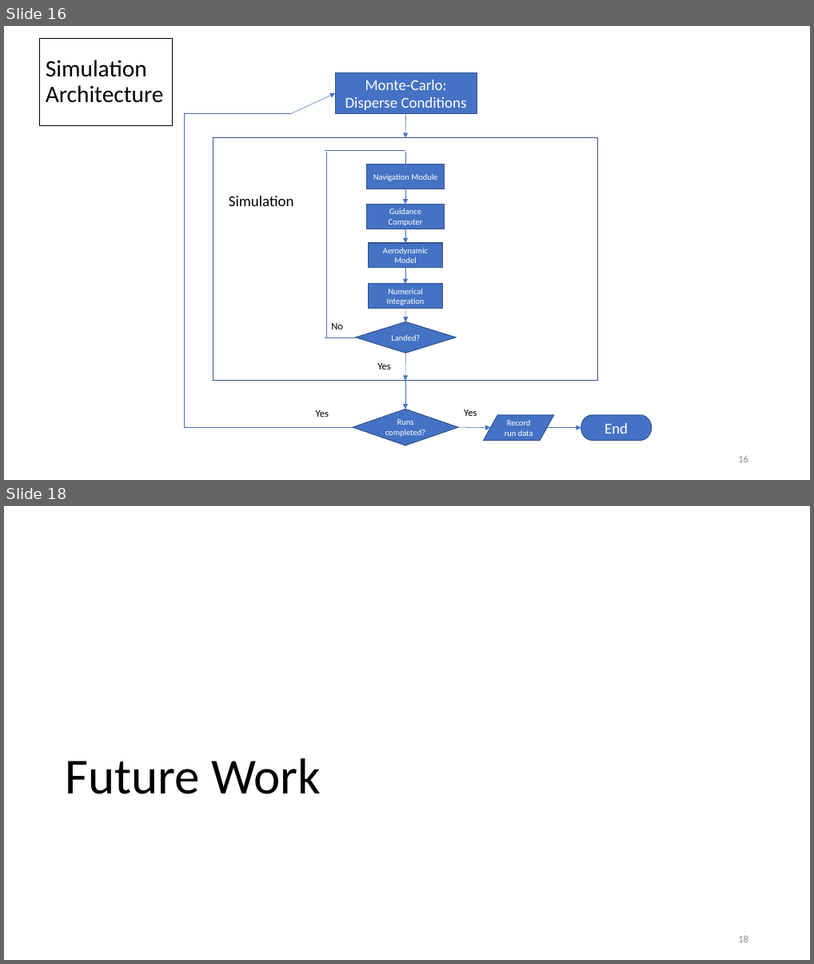
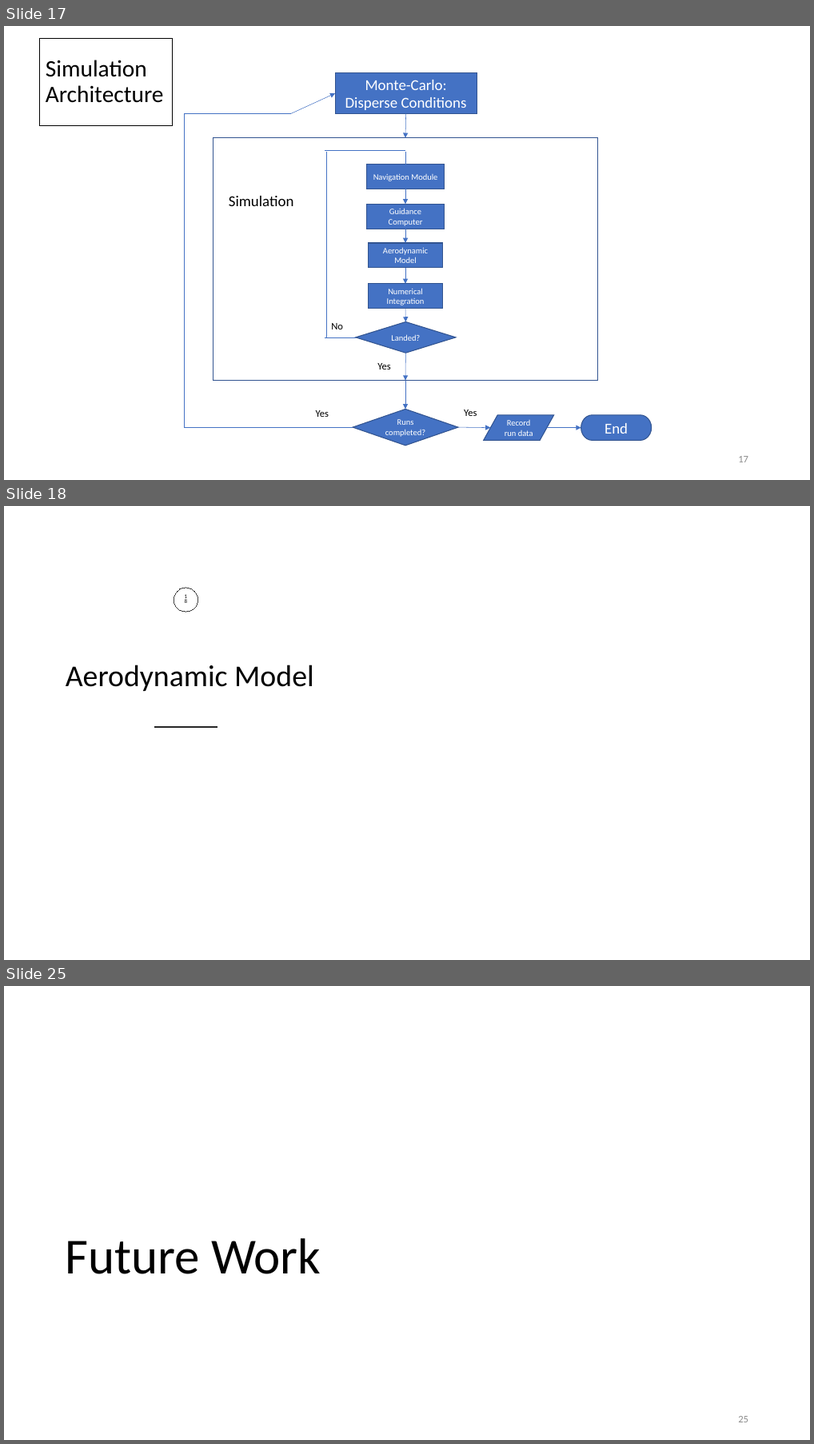
Before and after one commit to ldstrohl/Thesis, a slide deck: Written/Defense/Defense.pptx. Shown one above the other, each under a label of ours: slides 16 and 18 before the commit, slides 17, 18 and 25 after it; the slides between them are not shown. The pictures are 814x964 and 814x1444 pixels, drawn with LibreOffice and Linux fonts; fonts in the diff are those of the drawing; grey boxes stand for pictures; background and template pictures are left out. Boxes give left, top, right and bottom in pixels: in the first picture for what was removed or moved away, otherwise in the second. Text is boxed around its words. In the diff, an @@ line names an element or a change of style, - is before the commit and + after.

```diff
--- a/Written/Defense/Defense.pptx
+++ b/Written/Defense/Defense.pptx
@@ slide 18 added at (x1=4, y1=506, x2=810, y2=960), background picture (left out) @@
@@ freeform shape added at (x1=4, y1=572, x2=402, y2=960), fill #FFFFFF at 75% opacity @@
@@ page number added at (x1=174, y1=588, x2=198, y2=612), fill #FFFFFF at 70% opacity, outline #404040 0.75 pt, 6.6 pt, text #000000 @@
+18
@@ title added at (x1=66, y1=664, x2=314, y2=691), 36 pt, text #000000 @@
+Aerodynamic Model
@@ line added from (155, 727) to (217, 727), #262626 2 pt @@
@@ what was slide 16 is now slide 17 @@
@@ page number at (x1=738, y1=456, x2=749, y2=462): text changed @@
-16
+17
@@ what was slide 18 is now slide 25 @@
@@ page number at (x1=738, y1=1416, x2=749, y2=1422): text changed @@
-18
+25
```
Also in this commit, not shown: 1 slide changed, 6 other slides added, 1 other file.
